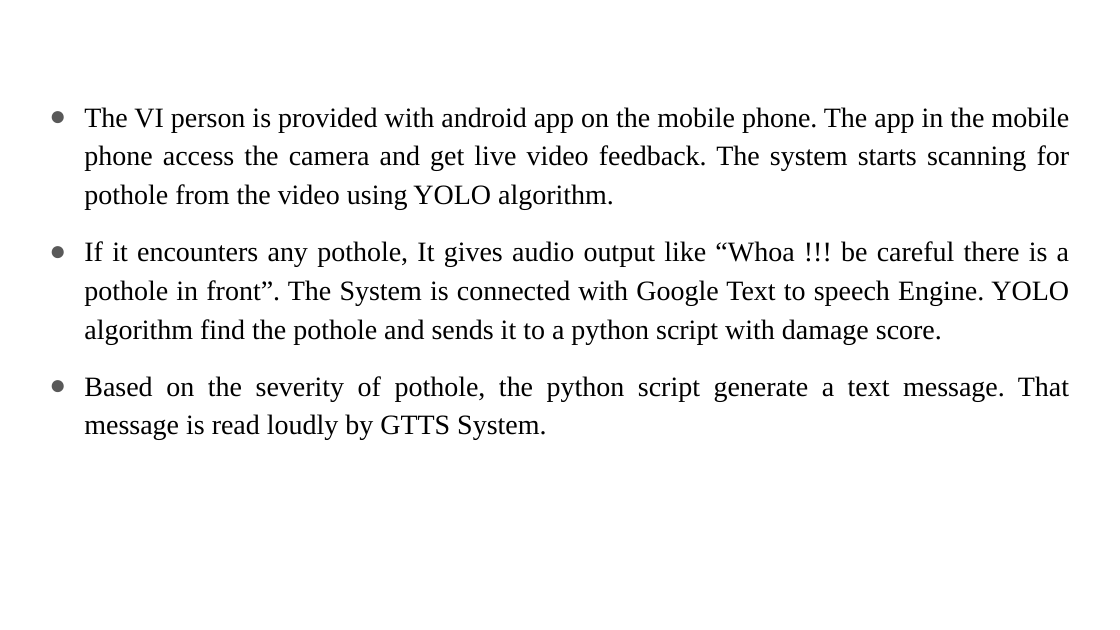
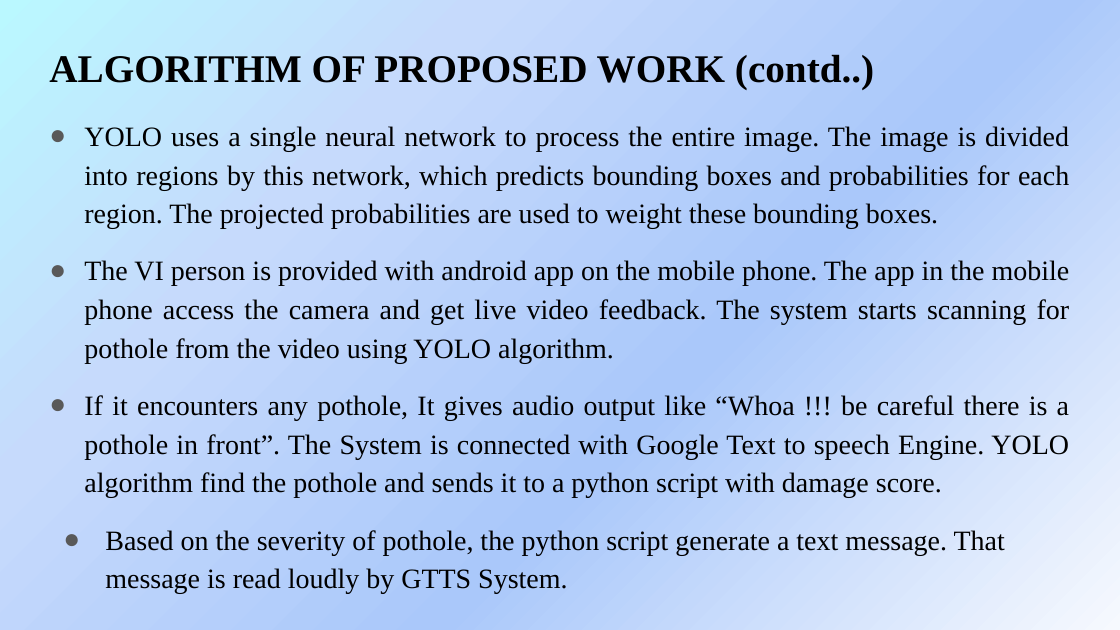
Before and after one commit to balajivijay-tech/project-blindly, a slide deck: slide 12 of presentation 1/POTHOLE DETECTION FOR VISUALLY IMPAIRED USING YOLO V1.pptx (slide 13 before the commit). Drawn at 1120x630 pixels with LibreOffice and Linux fonts; fonts in the diff are those of the drawing. Boxes give left, top, right and bottom in pixels: in the first picture for what was removed or moved away, otherwise in the second. Text is boxed around its words. In the diff, an @@ line names an element or a change of style, - is before the commit and + after.

```diff
--- a/presentation 1/POTHOLE DETECTION FOR VISUALLY IMPAIRED USING YOLO V1.pptx
+++ b/presentation 1/POTHOLE DETECTION FOR VISUALLY IMPAIRED USING YOLO V1.pptx
@@ background #FFFFFF to gradient #F6F9FE to #AAC8FA to #C6DAFC to #BAF8FF @@
@@ title added at [49,54,874,90], 25.2 pt, text #000000, bold @@
+ALGORITHM OF PROPOSED WORK (contd..)
@@ text "YOLO uses a single neural ...": place and size @@
-text "YOLO uses a single neural ..." at [84,107,1070,440]
+text "YOLO uses a single neural ..." at [84,126,1070,594]
@@ text at [84,126,1069,229]: paragraph added @@
+● YOLO uses a single neural network to process the entire image. The image is divided into regions by this network, which predicts bounding boxes and probabilities for each region. The projected probabilities are used to weight these bounding boxes.
@@ text at [105,530,1005,594]: alignment justified to left; indent changed; less space between paragraphs @@
```
Also in this commit, not shown: 13 other slides changed, 1 slide added, 2 slides removed.
